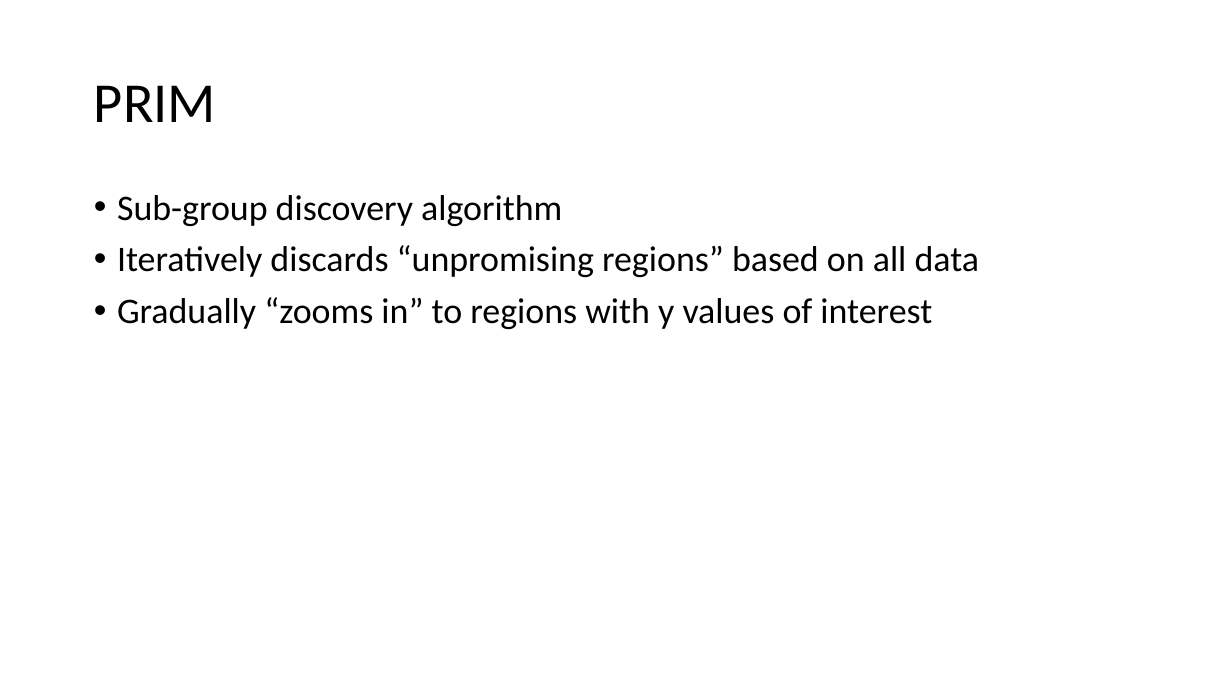
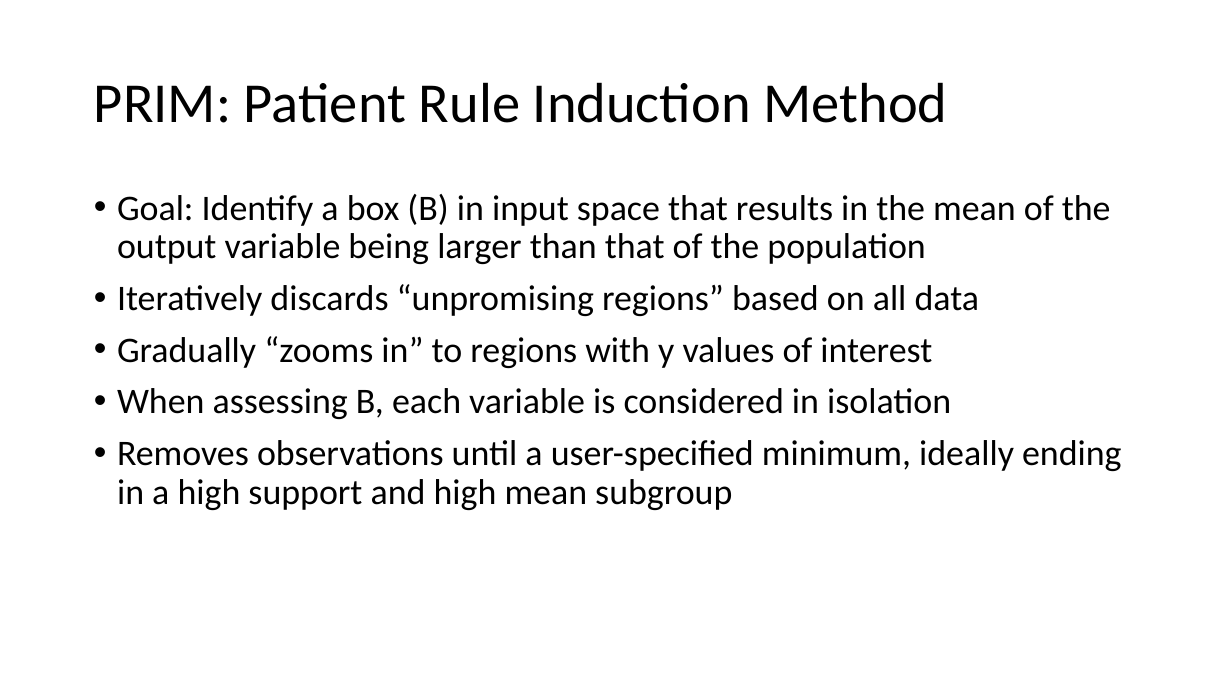
Before and after one commit to madelinemacmillan/PhD, a slide deck: slide 3 of Prim.VS.Cart.pptx. Drawn at 1232x693 pixels with LibreOffice and Linux fonts; fonts in the diff are those of the drawing. Boxes give left, top, right and bottom in pixels: in the first picture for what was removed or moved away, otherwise in the second. Text is boxed around its words. In the diff, an @@ line names an element or a change of style, - is before the commit and + after.

Commit message:
completed prim vs cart powerpoint

```diff
--- a/Prim.VS.Cart.pptx
+++ b/Prim.VS.Cart.pptx
@@ title at [94,82,947,123]: text changed @@
-PRIM
+PRIM: Patient Rule Induction Method
@@ text at [117,194,1111,264]: text changed @@
-• Sub-group discovery algorithm
+• Goal: Identify a box (B) in input space that results in the mean of the output variable being larger than that of the population
@@ text at [117,388,1122,510]: paragraphs added @@
+• When assessing B, each variable is considered in isolation
+• Removes observations until a user-specified minimum, ideally ending in a high support and high mean subgroup
```
Also in this commit, not shown: 1 other slide changed, 5 slides added.
